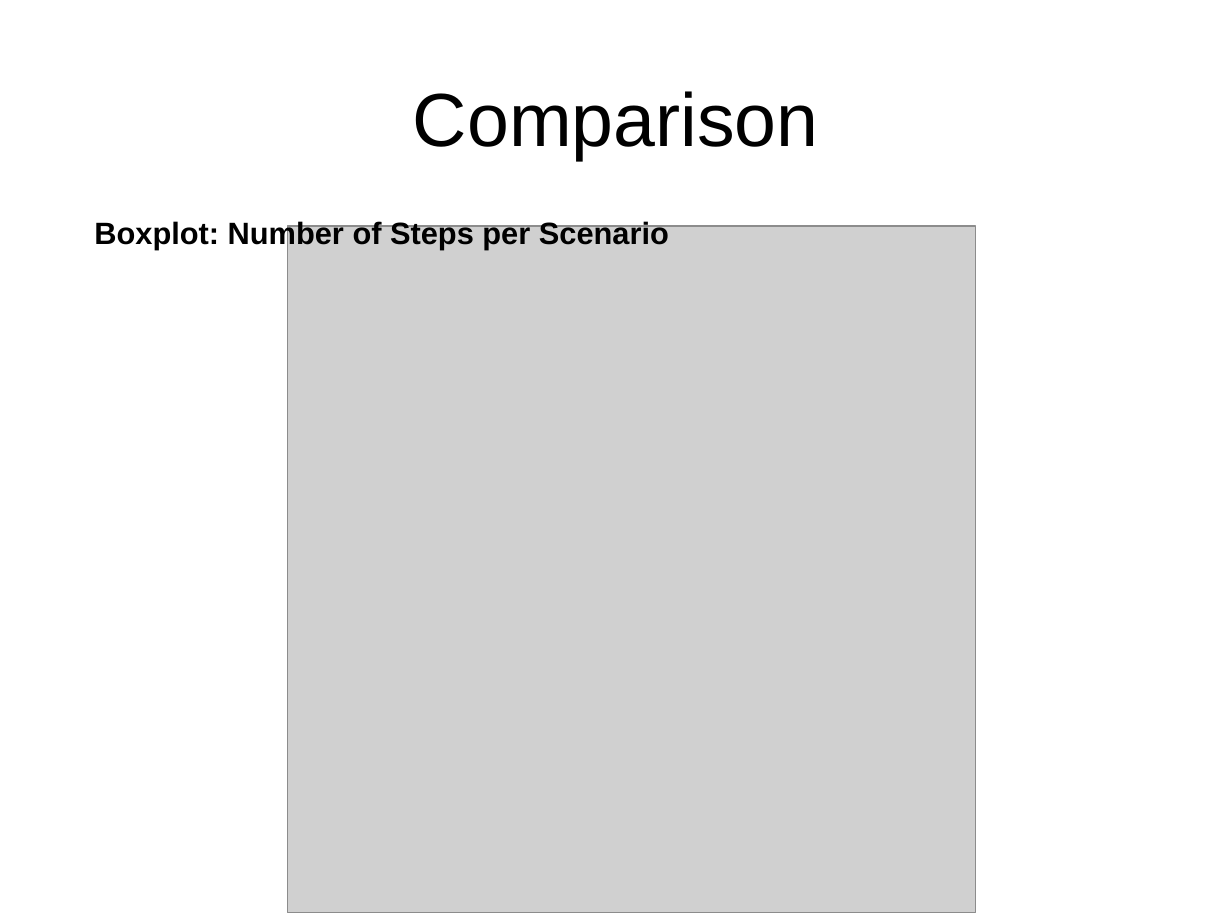
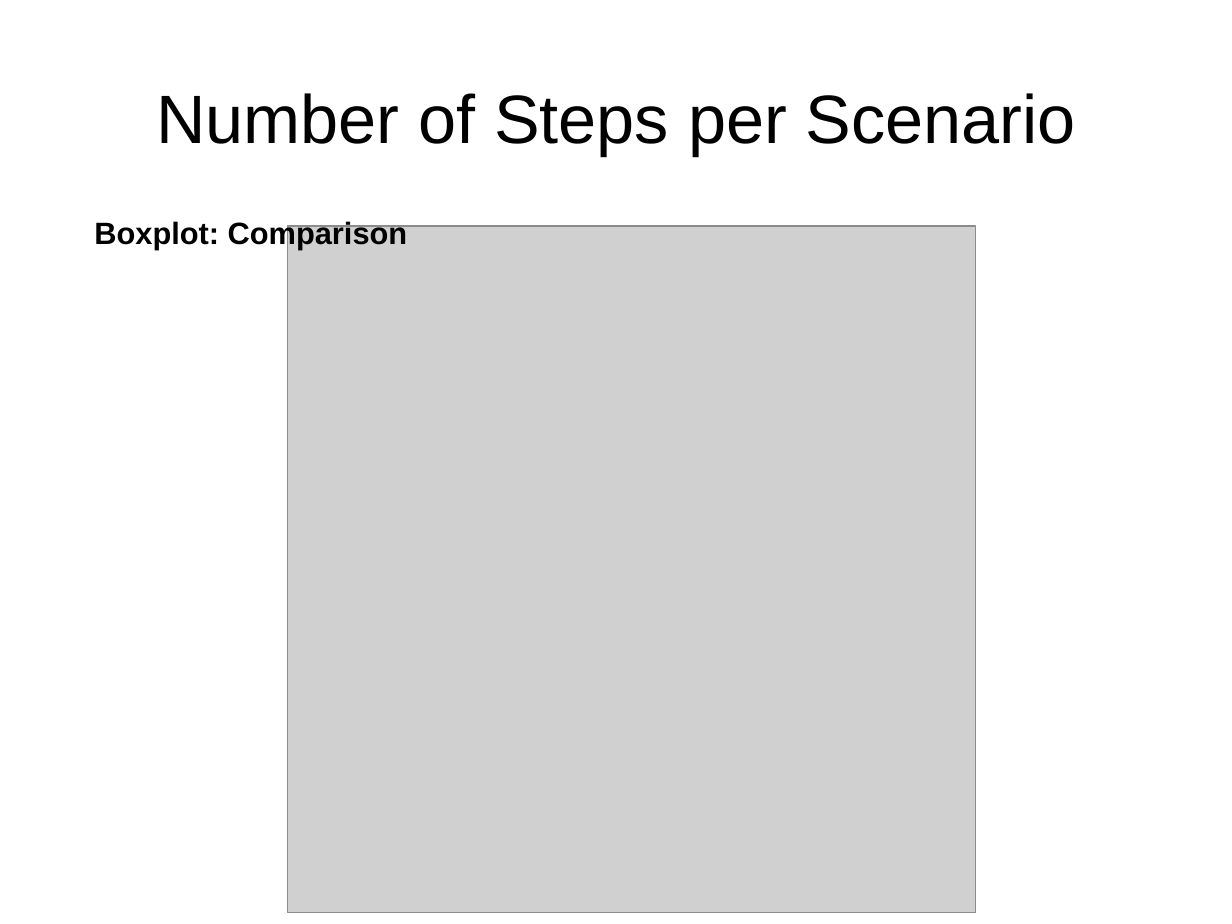
Before and after one commit to rbonifacio/variability-management-research, a slide deck: slide 4 of VariabilityManagement/docs/casestudies/smart-home/results.ppt. Drawn at 1232x924 pixels with LibreOffice and Linux fonts; fonts in the diff are those of the drawing; grey boxes stand for pictures. Boxes give left, top, right and bottom in pixels: in the first picture for what was removed or moved away, otherwise in the second. Text is boxed around its words. In the diff, an @@ line names an element or a change of style, - is before the commit and + after.

```diff
--- a/VariabilityManagement/docs/casestudies/smart-home/results.ppt
+++ b/VariabilityManagement/docs/casestudies/smart-home/results.ppt
@@ title at [156, 93, 1076, 156]: text changed; size 44 to 40 pt @@
-Comparison
+Number of Steps per Scenario
@@ text at [94, 219, 408, 249]: text changed @@
-Boxplot: Number of Steps per Scenario
+Boxplot: Comparison
```
Also in this commit, not shown: 2 other slides changed, 6 slides added.
